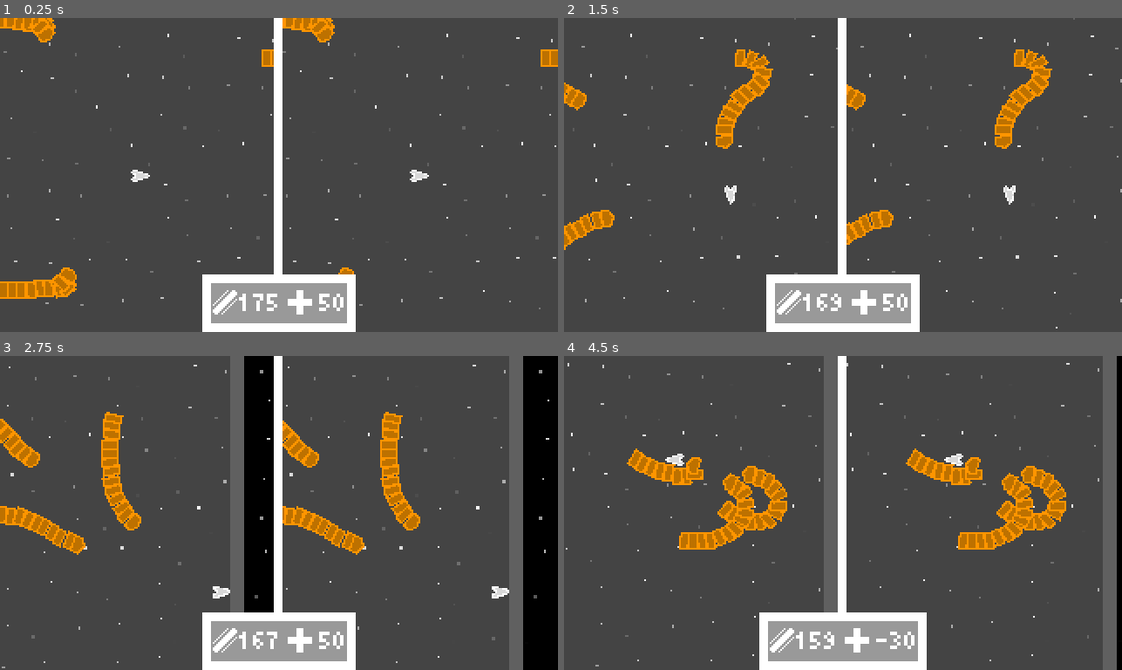
Above: before the commit, frames 1-4 (two rows, left to right).
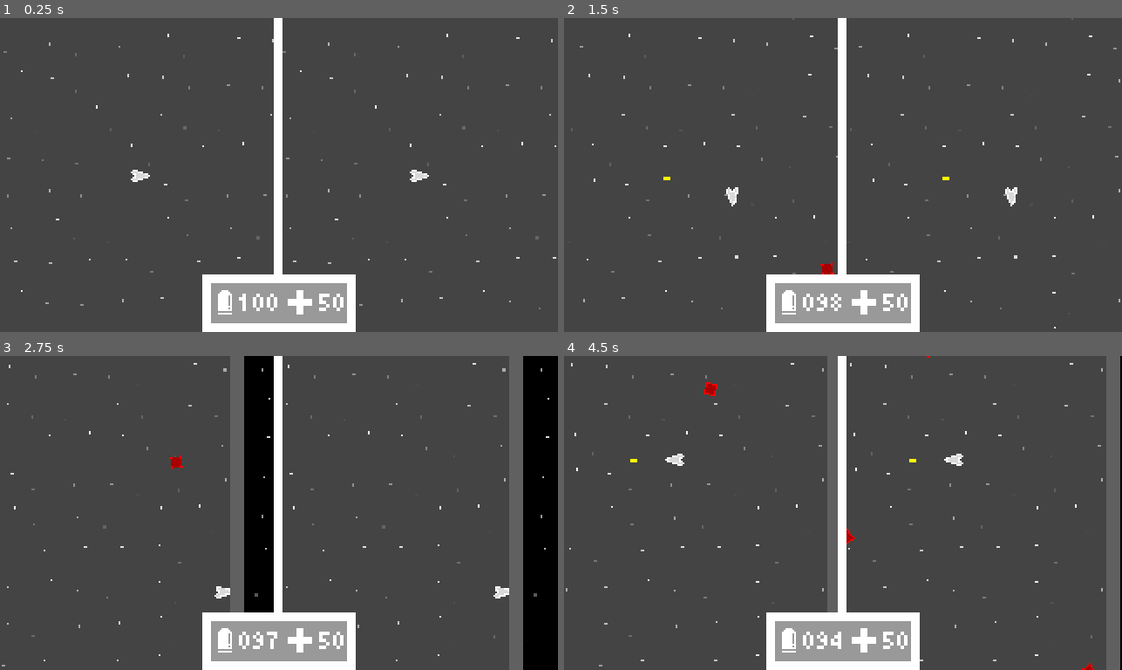
Above: after the commit, the same moments.

Repository: micycle8778/mulithead
Game: Godot game, scene res://game.tscn
The game is run twice, just before and just after one commit, with the same random seed, the same clock (stepped at 60 frames per second) and the same inputs.
Inputs:
- Up to frame 1 (0.25 s): no input
- Up to frame 2 (1.5 s): hold D (move_right) 0.53-1.28 s; tap K (aim_down) at 0.6 s; hold S (move_down) from 1.28 s (still down); tap J (aim_left) at 1.35 s
- Up to frame 3 (2.75 s): release S (move_down) at 2.03 s; hold D (move_right) from 2.03 s (still down); tap L (aim_right) at 2.1 s
- Up to frame 4 (4.5 s): release D (move_right) at 2.78 s; hold W (move_up) 2.78-3.53 s; tap I (aim_up) at 2.85 s; hold A (move_left) from 3.53 s (still down); tap K (aim_down) at 3.6 s; tap J (aim_left) at 4.35 s

The runs differ from the first frame. In frame 1, 2.4% of the frame differs, in the area x 0-100%, y 0-95%; in frame 2, 4.8%; in frame 3, 5.9%; in frame 4, 9.9%, in the area x 0-100%, y 0-100%.

Commit message:
spawning; fix #6; fix #9

Diff:
--- a/autoloads/pl.gd
+++ b/autoloads/pl.gd
@@ -6,6 +6,8 @@
 
 const explosion = preload("res://player/bullets/explosion.tscn")
 
+const ammo_pickup = preload("res://world/ammo_pickup.tscn")
+
 const basic_weapon_texture = preload("res://hud/weapons/basic.png")
 const bomb_weapon_texture = preload("res://hud/weapons/bomb.png")
 const hyperbeam_weapon_texture = preload("res://hud/weapons/hyperbeam.png")
--- a/player/player.gd
+++ b/player/player.gd
@@ -5,10 +5,10 @@
 const ACCEL = 1125
 
 var speed_mul := 1.
-@onready var aim_hint: Line2D = %AimHint
+@onready var aim_hint: Node2D = %AimHint
 
 var _weapon_node: Node
-@onready var current_weapon := "Hyperbeam":
+@onready var current_weapon := "Basic":
 	set(v):
 		current_weapon = v
 		if (not is_node_ready()): return
@@ -23,8 +23,8 @@
 	var aim = Input.get_vector("aim_left", "aim_right", "aim_up", "aim_down")
 	aim = aim.normalized()
 
-	# aim_hint.visible = not aim.is_zero_approx()
-	# aim_hint.global_rotation = aim.angle()
+	aim_hint.visible = not aim.is_zero_approx() and current_weapon == "Hyperbeam"
+	aim_hint.global_rotation = aim.angle()
 
 	if _weapon_node == null: return
 	if aim.is_zero_approx():
@@ -49,6 +49,6 @@
 
 func _on_hurt_box_body_entered(body: Node2D) -> void:
 	# TODO: detect player death
-	Game.instance.health -= 10
-	MainCam.shake(.2)
+	Game.instance.health -= 3
+	MainCam.shake(.4)
 	body.queue_free()
--- a/player/player.tscn
+++ b/player/player.tscn
@@ -9,6 +9,16 @@
 
 [sub_resource type="CircleShape2D" id="CircleShape2D_rkbax"]
 radius = 7.0
+
+[sub_resource type="Gradient" id="Gradient_g6k8r"]
+interpolation_mode = 1
+offsets = PackedFloat32Array(0, 0.588972)
+colors = PackedColorArray(1, 1, 1, 1, 1, 1, 1, 0)
+
+[sub_resource type="GradientTexture2D" id="GradientTexture2D_boad6"]
+gradient = SubResource("Gradient_g6k8r")
+width = 4
+height = 1
 
 [sub_resource type="RectangleShape2D" id="RectangleShape2D_g1dw6"]
 size = Vector2(10, 6)
@@ -41,9 +51,11 @@
 
 [node name="AimHint" type="Line2D" parent="."]
 unique_name_in_owner = true
-visible = false
-points = PackedVector2Array(16, -8, 24, 0, 16, 8)
-width = 3.0
+texture_repeat = 2
+points = PackedVector2Array(0, 0, 258, 0)
+width = 2.0
+texture = SubResource("GradientTexture2D_boad6")
+texture_mode = 1
 
 [node name="SubViewport" type="SubViewport" parent="."]
 
--- /dev/null
+++ b/world/ammo_pickup.gd
@@ -0,0 +1,37 @@
+extends Area2D
+
+static var count := 0
+
+const weapons: Array[StringName] = [
+	&"Basic",
+	&"Shotgun",
+	&"Hyperbeam",
+	&"Bomb"
+]
+
+const weapon_to_texture: Dictionary[StringName, Texture2D] = {
+	&"Basic": PL.basic_weapon_texture,
+	&"Shotgun": PL.shotgun_weapon_texture,
+	&"Hyperbeam": PL.hyperbeam_weapon_texture,
+	&"Bomb": PL.bomb_weapon_texture,
+}
+
+@onready var ammo_icon: Sprite2D = %AmmoIcon
+@onready var contained_weapon: StringName = weapons.pick_random()
+
+func _ready() -> void:
+	count += 1
+
+	if count > 3:
+		queue_free()
+
+	ammo_icon.texture = weapon_to_texture[contained_weapon]
+
+func _exit_tree() -> void:
+	count -= 1
+
+func _on_body_entered(body: Node2D) -> void:
+	for w in World.instances:
+		w.player.current_weapon = contained_weapon
+
+	queue_free()
--- /dev/null
+++ b/world/ammo_pickup.tscn
@@ -0,0 +1,35 @@
+[gd_scene load_steps=4 format=3 uid="uid://cn3mvfpjp5nf8"]
+
+[ext_resource type="Script" uid="uid://dq7ybhcolqio3" path="res://world/ammo_pickup.gd" id="1_6c18s"]
+[ext_resource type="Texture2D" uid="uid://ch0tjiqy2ujm3" path="res://hud/weapons/basic.png" id="1_d7o3h"]
+
+[sub_resource type="CircleShape2D" id="CircleShape2D_6c18s"]
+radius = 16.0
+
+[node name="AmmoPickup" type="Area2D"]
+collision_layer = 0
+collision_mask = 2
+script = ExtResource("1_6c18s")
+
+[node name="Polygon2D" type="Polygon2D" parent="."]
+scale = Vector2(2.99968, 2.99968)
+color = Color(0.462167, 0.47, 0, 1)
+polygon = PackedVector2Array(4, 0, 3, -3, 0, -4, -3, -3, -4, 0, -3, 3, 0, 4, 3, 3)
+
+[node name="Line2D" type="Line2D" parent="."]
+scale = Vector2(2.99968, 2.99968)
+points = PackedVector2Array(0, -4, 3, -3, 4, 0, 3, 3, 0, 4, -3, 3, -4, 0, -3, -3, 0, -4)
+width = 1.0
+default_color = Color(0.983333, 1, 0, 1)
+joint_mode = 2
+begin_cap_mode = 2
+
+[node name="AmmoIcon" type="Sprite2D" parent="."]
+unique_name_in_owner = true
+modulate = Color(0.983333, 1, 0, 1)
+texture = ExtResource("1_d7o3h")
+
+[node name="CollisionShape2D" type="CollisionShape2D" parent="."]
+shape = SubResource("CircleShape2D_6c18s")
+
+[connection signal="body_entered" from="." to="." method="_on_body_entered"]
--- /dev/null
+++ b/world/enemy_spawn.gd
@@ -0,0 +1,5 @@
+class_name EnemySpawn
+extends Resource
+
+@export var weight: float
+@export var scene: PackedScene
--- /dev/null
+++ b/world/enemy_spawner.gd
@@ -0,0 +1,14 @@
+class_name EnemySpawner
+extends Path2D
+
+@export var waves: Array[Wave]
+
+
+func _ready() -> void:
+	for wave in waves:
+		await wave.execute(self)
+
+	var final_wave: Wave = waves[-1].duplicate()
+	while true:
+		final_wave.spawn_count *= 1.15
+		await final_wave.execute(self)
--- a/world/inner_world.gd
+++ b/world/inner_world.gd
@@ -17,3 +17,16 @@
 func _init() -> void:
 	instances = instances.filter(is_instance_valid)
 	instances.push_back(self)
+
+func _ready() -> void:
+	%PickupSpawnTimer.wait_time = randf_range(9., 12.)
+	%PickupSpawnTimer.start()
+
+func _on_pickup_spawn_timer_timeout() -> void:
+	var pickup := PL.ammo_pickup.instantiate()
+	pickup.position = Vector2(
+		randf_range(-128, 128),
+		randf_range(-128, 128)
+	)
+
+	add_child(pickup)
--- a/world/inner_world.tscn
+++ b/world/inner_world.tscn
@@ -1,10 +1,15 @@
-[gd_scene load_steps=13 format=3 uid="uid://bjm20jguw5d6u"]
+[gd_scene load_steps=28 format=3 uid="uid://bjm20jguw5d6u"]
 
 [ext_resource type="Shader" uid="uid://rr8u5n104mcf" path="res://world/stars.gdshader" id="1_idfuc"]
 [ext_resource type="Script" uid="uid://bvpaho2qnbks1" path="res://world/inner_world.gd" id="1_ma31t"]
 [ext_resource type="PackedScene" uid="uid://sodn8qieyol" path="res://player/player.tscn" id="2_hs4x8"]
 [ext_resource type="Script" uid="uid://db0bk2u5px1uq" path="res://world/main_cam.gd" id="3_ma31t"]
-[ext_resource type="PackedScene" uid="uid://btt72eflld1co" path="res://enemy/worm/worm.tscn" id="5_ma31t"]
+[ext_resource type="Script" uid="uid://dlh8s7afts2qs" path="res://world/wave.gd" id="6_oaw5j"]
+[ext_resource type="Script" uid="uid://dtt1mgd5q0mov" path="res://world/enemy_spawner.gd" id="6_vhekp"]
+[ext_resource type="Script" uid="uid://bdus2i53gwxdn" path="res://world/enemy_spawn.gd" id="7_sjveu"]
+[ext_resource type="PackedScene" uid="uid://b12wblksq54so" path="res://enemy/spinner.tscn" id="8_4fk73"]
+[ext_resource type="PackedScene" uid="uid://j5fn0sdan8f0" path="res://enemy/dodger.tscn" id="9_jmnlq"]
+[ext_resource type="PackedScene" uid="uid://btt72eflld1co" path="res://enemy/worm/worm.tscn" id="10_nsv1c"]
 
 [sub_resource type="ShaderMaterial" id="ShaderMaterial_tcf2h"]
 shader = ExtResource("1_idfuc")
@@ -30,6 +35,72 @@
 [sub_resource type="WorldBoundaryShape2D" id="WorldBoundaryShape2D_vhekp"]
 normal = Vector2(-1, 0)
 distance = 28.0
+
+[sub_resource type="Curve2D" id="Curve2D_vlgln"]
+_data = {
+"points": PackedVector2Array(0, 0, 0, 0, -175, -175, 0, 0, 0, 0, 174, -173, 0, 0, 0, 0, 174, 176, 0, 0, 0, 0, -171, 174, 0, 0, 0, 0, -175, -174)
+}
+point_count = 5
+
+[sub_resource type="Resource" id="Resource_klmwp"]
+script = ExtResource("7_sjveu")
+weight = 1.0
+scene = ExtResource("8_4fk73")
+metadata/_custom_type_script = "uid://bdus2i53gwxdn"
+
+[sub_resource type="Resource" id="Resource_ny6tk"]
+script = ExtResource("6_oaw5j")
+enemies = Array[ExtResource("7_sjveu")]([SubResource("Resource_klmwp")])
+duration = 30.0
+spawn_count = 40.0
+wait_time = 30.0
+metadata/_custom_type_script = "uid://dlh8s7afts2qs"
+
+[sub_resource type="Resource" id="Resource_1gknh"]
+script = ExtResource("7_sjveu")
+weight = 1.0
+scene = ExtResource("8_4fk73")
+metadata/_custom_type_script = "uid://bdus2i53gwxdn"
+
+[sub_resource type="Resource" id="Resource_rqqa2"]
+script = ExtResource("7_sjveu")
+weight = 0.5
+scene = ExtResource("9_jmnlq")
+metadata/_custom_type_script = "uid://bdus2i53gwxdn"
+
+[sub_resource type="Resource" id="Resource_vd6r7"]
+script = ExtResource("6_oaw5j")
+enemies = Array[ExtResource("7_sjveu")]([SubResource("Resource_1gknh"), SubResource("Resource_rqqa2")])
+duration = 30.0
+spawn_count = 50.0
+wait_time = 10.0
+metadata/_custom_type_script = "uid://dlh8s7afts2qs"
+
+[sub_resource type="Resource" id="Resource_t2qul"]
+script = ExtResource("7_sjveu")
+weight = 1.0
+scene = ExtResource("8_4fk73")
+metadata/_custom_type_script = "uid://bdus2i53gwxdn"
+
+[sub_resource type="Resource" id="Resource_gjsig"]
+script = ExtResource("7_sjveu")
+weight = 1.0
+scene = ExtResource("9_jmnlq")
+metadata/_custom_type_script = "uid://bdus2i53gwxdn"
+
+[sub_resource type="Resource" id="Resource_quk5f"]
+script = ExtResource("7_sjveu")
+weight = 1.0
+scene = ExtResource("10_nsv1c")
+metadata/_custom_type_script = "uid://bdus2i53gwxdn"
+
+[sub_resource type="Resource" id="Resource_7o0oj"]
+script = ExtResource("6_oaw5j")
+enemies = Array[ExtResource("7_sjveu")]([SubResource("Resource_t2qul"), SubResource("Resource_gjsig"), SubResource("Resource_quk5f")])
+duration = 45.0
+spawn_count = 50.0
+wait_time = 20.0
+metadata/_custom_type_script = "uid://dlh8s7afts2qs"
 
 [node name="InnerWorld" type="Node2D" node_paths=PackedStringArray("player")]
 script = ExtResource("1_ma31t")
@@ -84,11 +155,12 @@
 position = Vector2(220, 0)
 shape = SubResource("WorldBoundaryShape2D_vhekp")
 
-[node name="Worm" parent="." instance=ExtResource("5_ma31t")]
-position = Vector2(-81, -119)
+[node name="EnemySpawner" type="Path2D" parent="."]
+curve = SubResource("Curve2D_vlgln")
+script = ExtResource("6_vhekp")
+waves = Array[ExtResource("6_oaw5j")]([SubResource("Resource_ny6tk"), SubResource("Resource_vd6r7"), SubResource("Resource_7o0oj")])
 
-[node name="Worm2" parent="." instance=ExtResource("5_ma31t")]
-position = Vector2(146, -90)
+[node name="PickupSpawnTimer" type="Timer" parent="."]
+unique_name_in_owner = true
 
-[node name="Worm3" parent="." instance=ExtResource("5_ma31t")]
-position = Vector2(-65, 88)
+[connection signal="timeout" from="PickupSpawnTimer" to="." method="_on_pickup_spawn_timer_timeout"]
--- /dev/null
+++ b/world/wave.gd
@@ -0,0 +1,31 @@
+class_name Wave
+extends Resource
+
+@export var enemies: Array[EnemySpawn]
+@export var duration: float
+@export var spawn_count: float
+@export var wait_time: float
+
+func pick_random_enemy() -> PackedScene:
+	var sum: float = enemies.reduce(
+		func(acc, e): return acc + e.weight,
+		0.
+	)
+	var random := sum * randf()
+	for e in enemies:
+		random -= e.weight
+		if random < 0.:
+			return e.scene
+	return enemies[-1].scene
+
+func execute(spawner: EnemySpawner) -> void:
+	for i in int(spawn_count):
+		var sample := randf() * (spawner.curve.point_count - 1)
+		var pos := spawner.curve.samplef(sample)
+		var enemy = pick_random_enemy().instantiate()
+		enemy.position = pos
+		spawner.add_sibling(enemy)
+
+		await PL.get_tree().create_timer(duration / spawn_count, false).timeout
+
+	await PL.get_tree().create_timer(wait_time, false).timeout
Not shown: 1 places in player/player.tscn that only renumber resources
Not shown, added: world/ammo_pickup.gd.uid
Not shown, added: world/enemy_spawn.gd.uid
Not shown, added: world/enemy_spawner.gd.uid
Not shown, added: world/wave.gd.uid
